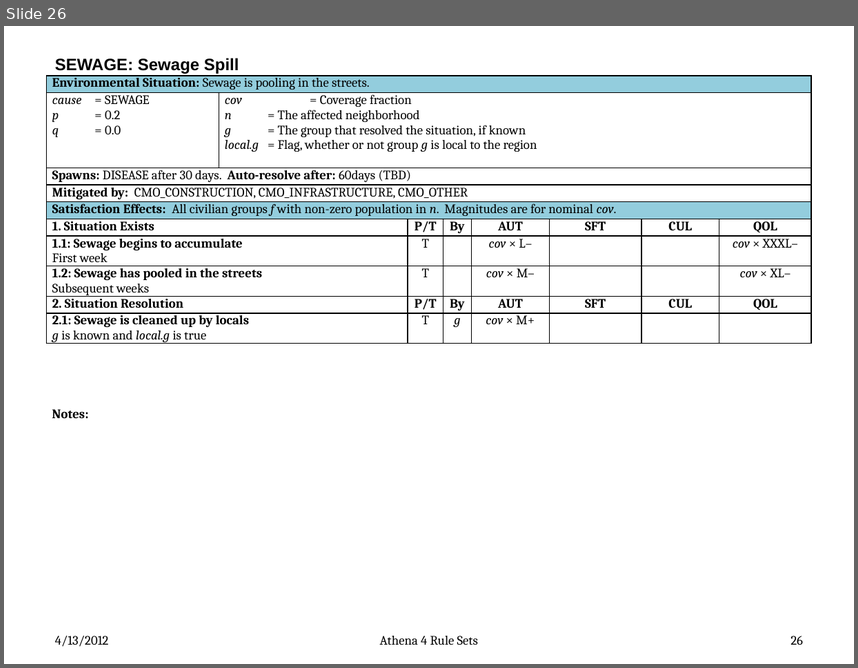
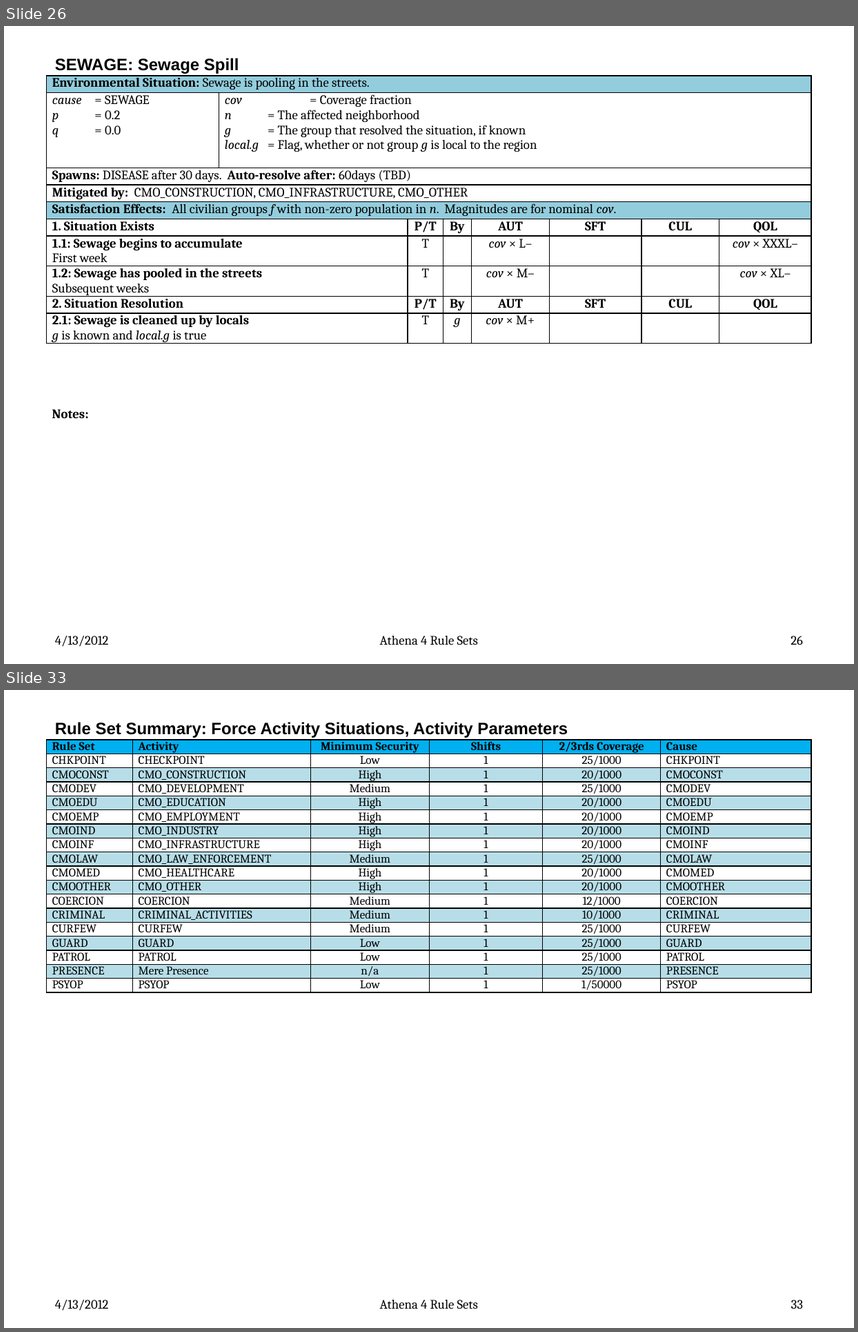
Before and after one commit to AthenaModel/athena-legacy, a slide deck: docs/dev/rules.pptx. Shown one above the other, each under a label of ours: slide 26 before the commit, slides 26 and 33 after it; the slides between them are not shown. The pictures are 858x668 and 858x1332 pixels, drawn with LibreOffice and Linux fonts; fonts in the diff are those of the drawing. Boxes give left, top, right and bottom in pixels: in the first picture for what was removed or moved away, otherwise in the second. Text is boxed around its words. In the diff, an @@ line names an element or a change of style, - is before the commit and + after.

```diff
--- a/docs/dev/rules.pptx
+++ b/docs/dev/rules.pptx
@@ slide 33 added at bbox=[4, 690, 854, 1328], background #FFFFFF @@
@@ title added at bbox=[55, 722, 568, 738], 14 pt, text #000000, bold @@
+Rule Set Summary: Force Activity Situations, Activity Parameters
@@ table added at bbox=[47, 739, 811, 994], 18 rows, 6 columns @@
+Rule Set | Activity | Minimum Security | Shifts | 2/3rds Coverage | Cause
+CHKPOINT | CHECKPOINT | Low | 1 | 25/1000 | CHKPOINT
+CMOCONST | CMO_CONSTRUCTION | High | 1 | 20/1000 | CMOCONST
+CMODEV | CMO_DEVELOPMENT | Medium | 1 | 25/1000 | CMODEV
+CMOEDU | CMO_EDUCATION | High | 1 | 20/1000 | CMOEDU
+CMOEMP | CMO_EMPLOYMENT | High | 1 | 20/1000 | CMOEMP
+CMOIND | CMO_INDUSTRY | High | 1 | 20/1000 | CMOIND
+CMOINF | CMO_INFRASTRUCTURE | High | 1 | 20/1000 | CMOINF
+CMOLAW | CMO_LAW_ENFORCEMENT | Medium | 1 | 25/1000 | CMOLAW
+CMOMED | CMO_HEALTHCARE | High | 1 | 20/1000 | CMOMED
+CMOOTHER | CMO_OTHER | High | 1 | 20/1000 | CMOOTHER
+COERCION | COERCION | Medium | 1 | 12/1000 | COERCION
+CRIMINAL | CRIMINAL_ACTIVITIES | Medium | 1 | 10/1000 | CRIMINAL
+CURFEW | CURFEW | Medium | 1 | 25/1000 | CURFEW
+GUARD | GUARD | Low | 1 | 25/1000 | GUARD
+PATROL | PATROL | Low | 1 | 25/1000 | PATROL
+PRESENCE | Mere Presence | n/a | 1 | 25/1000 | PRESENCE
+PSYOP | PSYOP | Low | 1 | 1/50000 | PSYOP
@@ text added at bbox=[55, 1299, 109, 1310], 11 pt, text #000000 @@
+4/13/2012
@@ text added at bbox=[380, 1299, 478, 1309], 11 pt, text #000000 @@
+Athena 4 Rule Sets
@@ page number added at bbox=[791, 1299, 803, 1308], 11 pt, text #000000 @@
+33
```
Also in this commit, not shown: 24 other slides added.
